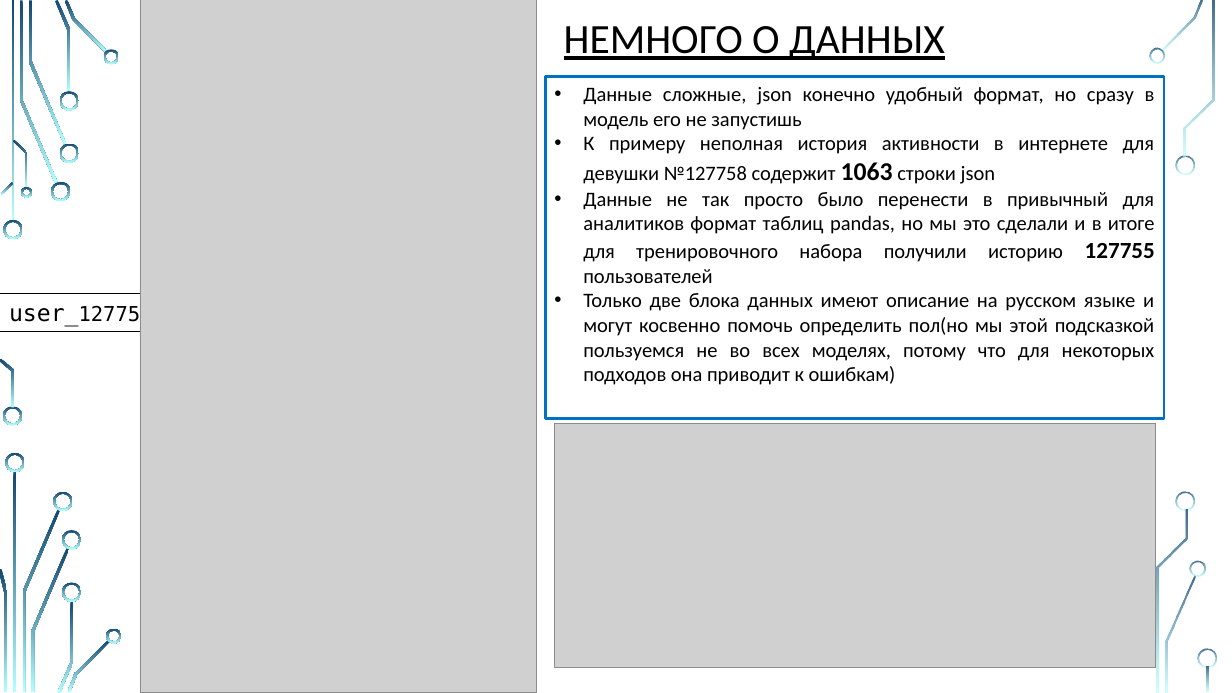
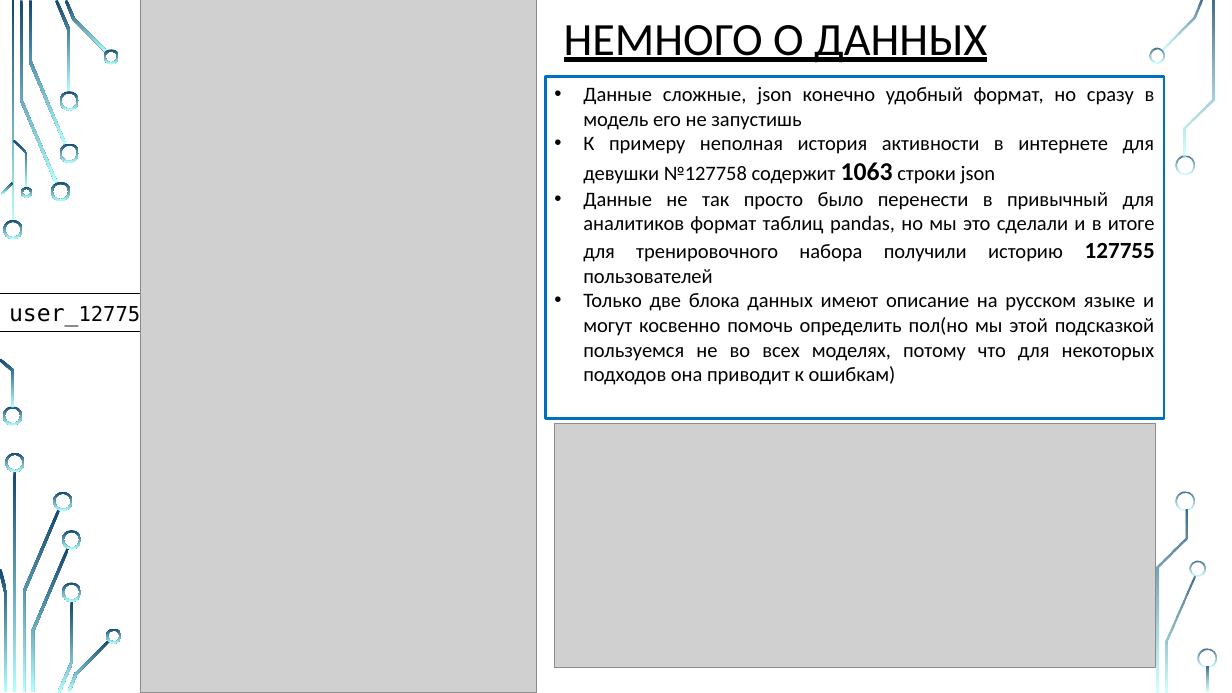
Before and after one commit to Excellents1/flocktory_gender, a slide deck: slide 3 of presentation/Презентация № 3 Excellent's_Flocktory.pptx. Drawn at 1232x693 pixels with LibreOffice and Linux fonts; fonts in the diff are those of the drawing; grey boxes stand for pictures; background and template pictures are left out. Boxes give left, top, right and bottom in pixels: in the first picture for what was removed or moved away, otherwise in the second. Text is boxed around its words. In the diff, an @@ line names an element or a change of style, - is before the commit and + after.

```diff
--- a/presentation/Презентация № 3 Excellent's_Flocktory.pptx
+++ b/presentation/Презентация № 3 Excellent's_Flocktory.pptx
@@ title "НЕМНОГО О ДАННЫХ" at [564,25,987,63]: size 32.4 to 36 pt @@
```
Also in this commit, not shown: 4 other slides changed, 8 other files.
